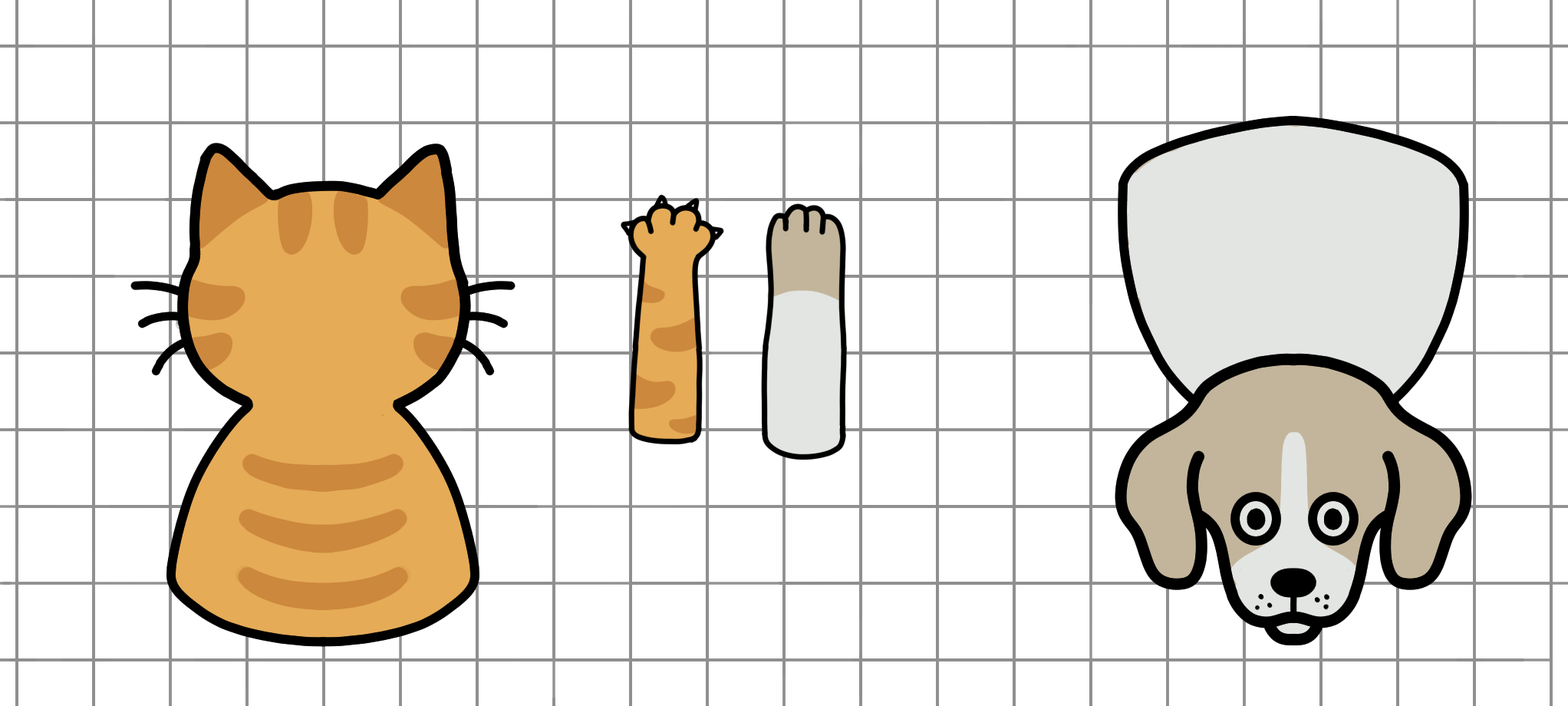
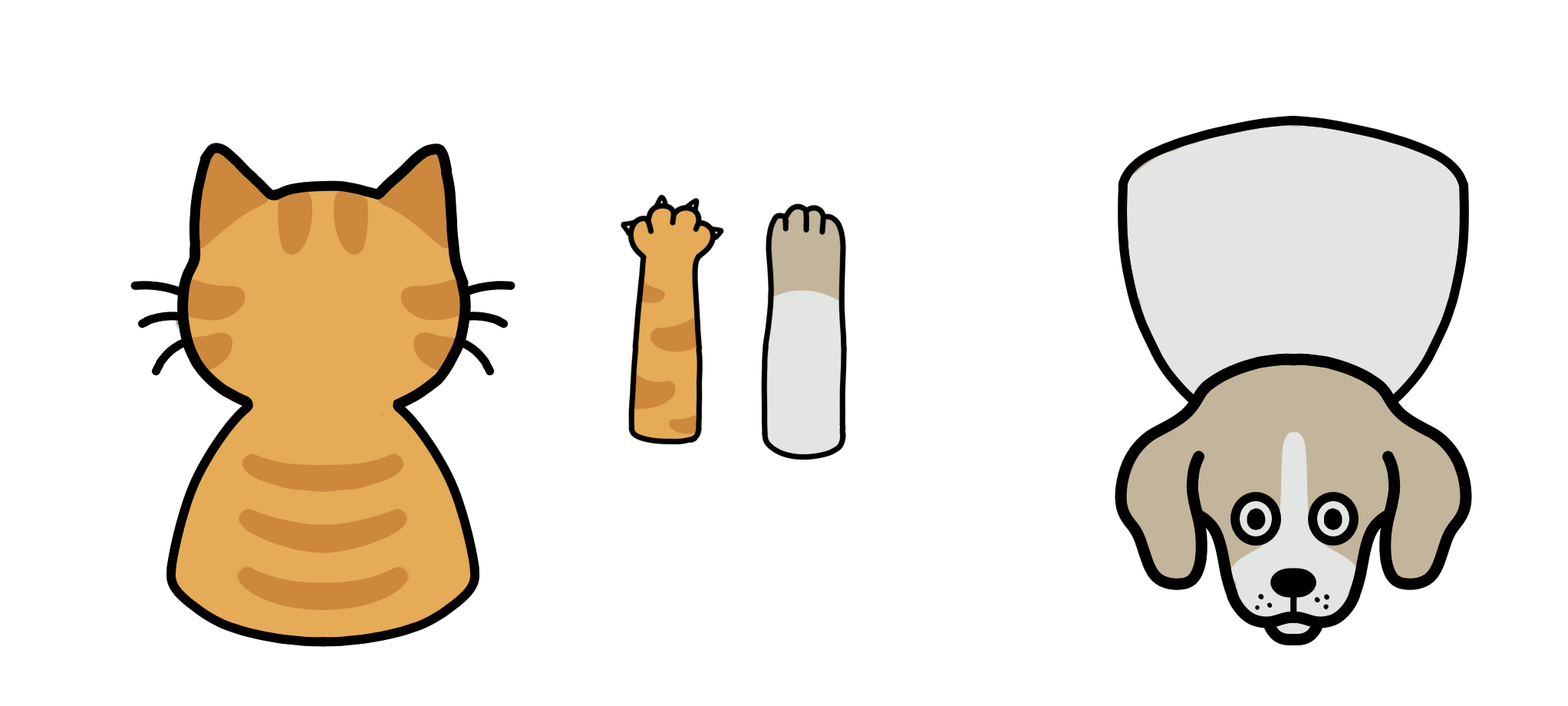
Layers edited between the first and the second 1568 x 706 image:
hid "Grid.png", painted on it over [0, 0, 1568, 706]
